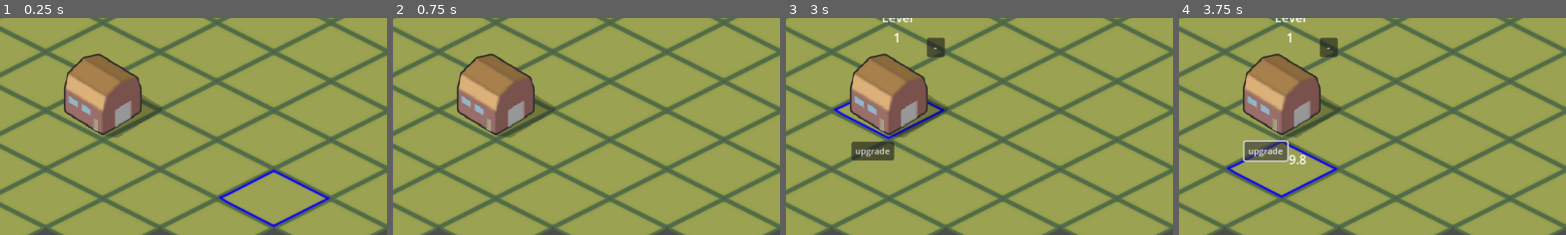
Above: before the commit, frames 1-4 (left to right).
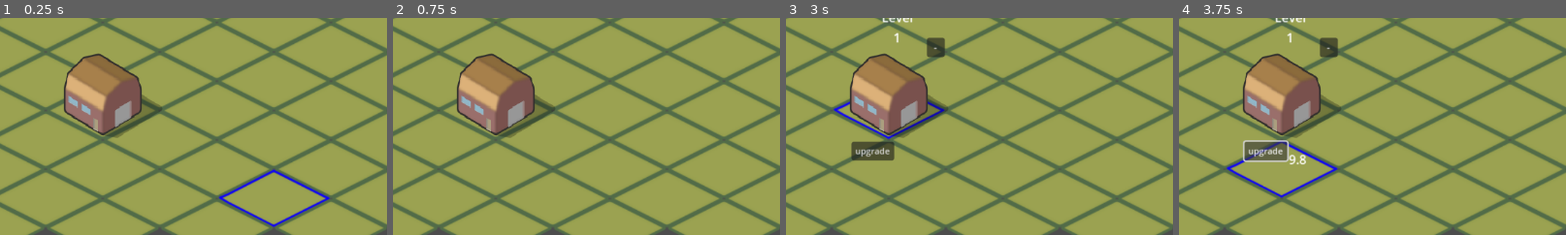
Above: after the commit, the same moments.

Repository: savakujundzic/cats
Game: Godot game, scene res://scenes/main.tscn
Same seed, same stepped clock (60 frames per second), same inputs: the game is played once before the commit and once after it.
Inputs (mouse positions are % of the whole screen's width and height, from its top left):
- Up to frame 1 (0.25 s): no input
- Up to frame 2 (0.75 s): click "+" at 0.5 s
- Up to frame 3 (3 s): click "+" at 1.25 s; click "+" at 2 s; tap Enter at 2.75 s; move the mouse to (30, 22) at 2.77 s; click (30, 22) at 2.85 s
- Up to frame 4 (3.75 s): click "upgrade" at 3.5 s
The pictures show only the part of the screen within x 17-67%, y 5-55%; the shares and areas given below are measured in that part.

The runs differ from the first frame. In frame 1, 0.1% of the frame differs, in the area x 59-85%, y 83-97%; in frame 2, less than 0.1%; in frame 3, less than 0.1%; in frame 4, 0.1%, in the area x 15-41%, y 70-83%.

Commit message:
gluttonyTest folder for testing

Diff:
--- /dev/null
+++ b/gluttonyTest/scenes/main.tscn
@@ -0,0 +1,3 @@
+[gd_scene format=3 uid="uid://chgthuywbpydx"]
+
+[node name="Node2D" type="Node2D"]
--- /dev/null
+++ b/gluttonyTest/scenes/world.tscn
@@ -0,0 +1,200 @@
+[gd_scene load_steps=6 format=3 uid="uid://kb8pduus5sj4"]
+
+[ext_resource type="Texture2D" uid="uid://bfk3026ya8t4a" path="res://gluttonyTest/assets/placeable_objects/ground_grass.png" id="1_7upto"]
+[ext_resource type="Texture2D" uid="uid://bedpi1liweh5m" path="res://gluttonyTest/assets/spritesheet (3).png" id="2_n5dyq"]
+
+[sub_resource type="TileSetAtlasSource" id="TileSetAtlasSource_0g56d"]
+texture = ExtResource("1_7upto")
+texture_region_size = Vector2i(132, 68)
+2:0/0 = 0
+3:0/0 = 0
+4:0/0 = 0
+5:0/0 = 0
+6:0/0 = 0
+0:1/0 = 0
+1:1/0 = 0
+2:1/0 = 0
+3:1/0 = 0
+4:1/0 = 0
+5:1/0 = 0
+6:1/0 = 0
+7:1/0 = 0
+0:2/0 = 0
+1:2/0 = 0
+2:2/0 = 0
+3:2/0 = 0
+4:2/0 = 0
+5:2/0 = 0
+6:2/0 = 0
+7:2/0 = 0
+1:3/0 = 0
+2:3/0 = 0
+3:3/0 = 0
+4:3/0 = 0
+5:3/0 = 0
+6:3/0 = 0
+0:0/0 = 0
+
+[sub_resource type="TileSetAtlasSource" id="TileSetAtlasSource_lhu0n"]
+texture = ExtResource("2_n5dyq")
+separation = Vector2i(0, 2)
+texture_region_size = Vector2i(132, 68)
+1:0/0 = 0
+2:0/0 = 0
+5:0/0 = 0
+6:0/0 = 0
+7:0/0 = 0
+9:0/0 = 0
+10:0/0 = 0
+11:0/0 = 0
+0:1/0 = 0
+1:1/0 = 0
+2:1/0 = 0
+3:1/0 = 0
+4:1/0 = 0
+5:1/0 = 0
+6:1/0 = 0
+7:1/0 = 0
+8:1/0 = 0
+9:1/0 = 0
+10:1/0 = 0
+11:1/0 = 0
+0:2/0 = 0
+1:2/0 = 0
+2:2/0 = 0
+3:2/0 = 0
+4:2/0 = 0
+5:2/0 = 0
+6:2/0 = 0
+7:2/0 = 0
+8:2/0 = 0
+9:2/0 = 0
+10:2/0 = 0
+11:2/0 = 0
+0:3/0 = 0
+1:3/0 = 0
+2:3/0 = 0
+3:3/0 = 0
+5:3/0 = 0
+6:3/0 = 0
+7:3/0 = 0
+9:3/0 = 0
+10:3/0 = 0
+11:3/0 = 0
+1:4/0 = 0
+2:4/0 = 0
+5:4/0 = 0
+6:4/0 = 0
+9:4/0 = 0
+10:4/0 = 0
+0:5/0 = 0
+1:5/0 = 0
+2:5/0 = 0
+3:5/0 = 0
+4:5/0 = 0
+5:5/0 = 0
+6:5/0 = 0
+7:5/0 = 0
+8:5/0 = 0
+9:5/0 = 0
+10:5/0 = 0
+11:5/0 = 0
+0:6/0 = 0
+1:6/0 = 0
+2:6/0 = 0
+3:6/0 = 0
+4:6/0 = 0
+5:6/0 = 0
+6:6/0 = 0
+7:6/0 = 0
+8:6/0 = 0
+9:6/0 = 0
+10:6/0 = 0
+11:6/0 = 0
+0:7/0 = 0
+1:7/0 = 0
+2:7/0 = 0
+3:7/0 = 0
+4:7/0 = 0
+5:7/0 = 0
+6:7/0 = 0
+7:7/0 = 0
+8:7/0 = 0
+9:7/0 = 0
+10:7/0 = 0
+11:7/0 = 0
+1:8/0 = 0
+2:8/0 = 0
+5:8/0 = 0
+6:8/0 = 0
+9:8/0 = 0
+10:8/0 = 0
+0:9/0 = 0
+1:9/0 = 0
+2:9/0 = 0
+3:9/0 = 0
+4:9/0 = 0
+5:9/0 = 0
+6:9/0 = 0
+7:9/0 = 0
+0:10/0 = 0
+1:10/0 = 0
+2:10/0 = 0
+3:10/0 = 0
+4:10/0 = 0
+5:10/0 = 0
+6:10/0 = 0
+7:10/0 = 0
+8:10/0 = 0
+0:11/0 = 0
+1:11/0 = 0
+2:11/0 = 0
+3:11/0 = 0
+4:11/0 = 0
+5:11/0 = 0
+6:11/0 = 0
+7:11/0 = 0
+1:12/0 = 0
+2:12/0 = 0
+5:12/0 = 0
+6:12/0 = 0
+0:13/0 = 0
+1:13/0 = 0
+2:13/0 = 0
+3:13/0 = 0
+4:13/0 = 0
+5:13/0 = 0
+6:13/0 = 0
+7:13/0 = 0
+0:14/0 = 0
+1:14/0 = 0
+2:14/0 = 0
+3:14/0 = 0
+4:14/0 = 0
+5:14/0 = 0
+6:14/0 = 0
+7:14/0 = 0
+8:14/0 = 0
+0:15/0 = 0
+1:15/0 = 0
+2:15/0 = 0
+3:15/0 = 0
+4:15/0 = 0
+5:15/0 = 0
+6:15/0 = 0
+7:15/0 = 0
+0:0/0 = 0
+
+[sub_resource type="TileSet" id="TileSet_yjm5k"]
+tile_shape = 1
+tile_size = Vector2i(33, 17)
+sources/0 = SubResource("TileSetAtlasSource_0g56d")
+sources/4 = SubResource("TileSetAtlasSource_lhu0n")
+
+[node name="world" type="TileMap"]
+y_sort_enabled = true
+tile_set = SubResource("TileSet_yjm5k")
+format = 2
+layer_0/name = "ground"
+layer_0/y_sort_enabled = true
+layer_0/tile_data = PackedInt32Array(-1, 4, 0, 196609, 4, 0, -65533, 4, 0, 262141, 4, 0, 524287, 4, 0, 458755, 4, 1, 196613, 4, 1, 720897, 4, 1, 720901, 65540, 2, 983043, 65540, 2, 458759, 65540, 2, 196617, 65540, 2, 458763, 65540, 2, 720905, 65540, 2, 983047, 65540, 2, 1245189, 65540, 2, 1245185, 65540, 2, 1507331, 65540, 2, 1048575, 65540, 2, 786429, 65540, 2, -65529, 65540, 2)
--- a/scenes/main.tscn
+++ b/scenes/main.tscn
@@ -56,9 +56,12 @@
 
 [node name="TileMap" type="TileMap" parent="."]
 show_behind_parent = true
+y_sort_enabled = true
 tile_set = SubResource("TileSet_20msi")
 format = 2
+layer_0/y_sort_enabled = true
 layer_0/tile_data = PackedInt32Array(327682, 1, 0)
+layer_1/y_sort_enabled = true
 layer_1/tile_data = PackedInt32Array()
 script = ExtResource("7_af266")
 
Binary file added: gluttonyTest/assets/placeable_objects/ground_grass.png
Not shown, added: gluttonyTest/assets/placeable_objects/ground_grass.png.import
Binary file added: gluttonyTest/assets/spritesheet (3).png
Not shown, added: gluttonyTest/assets/spritesheet (3).png.import
